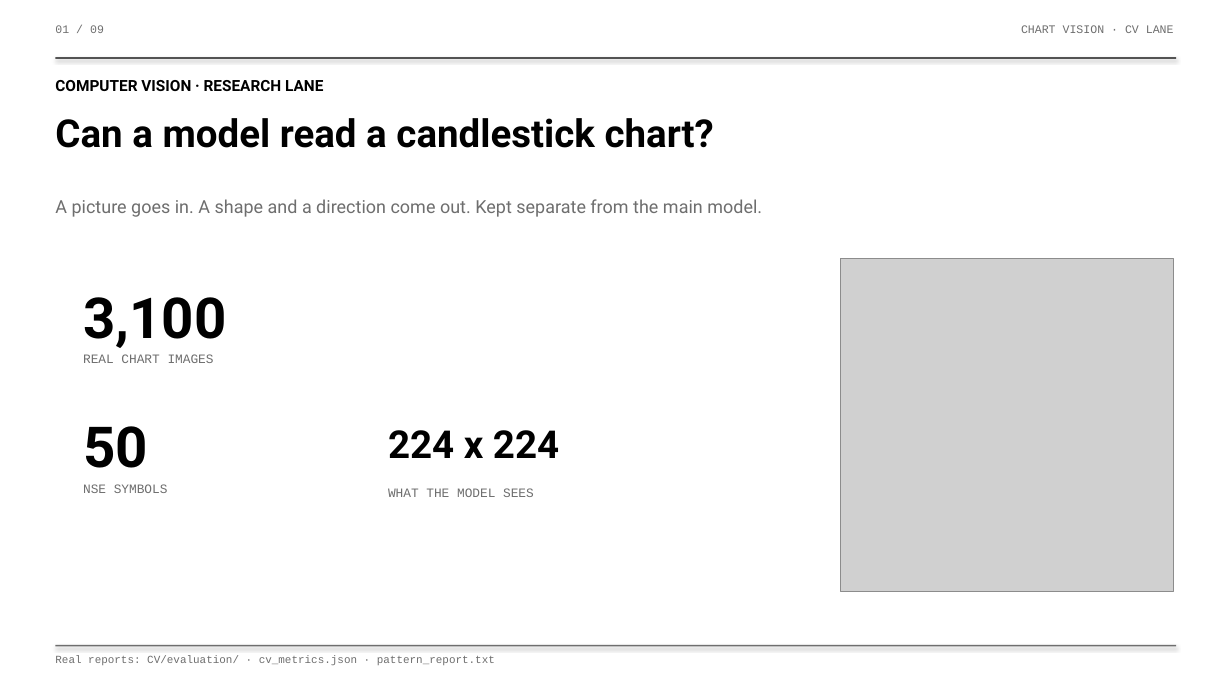
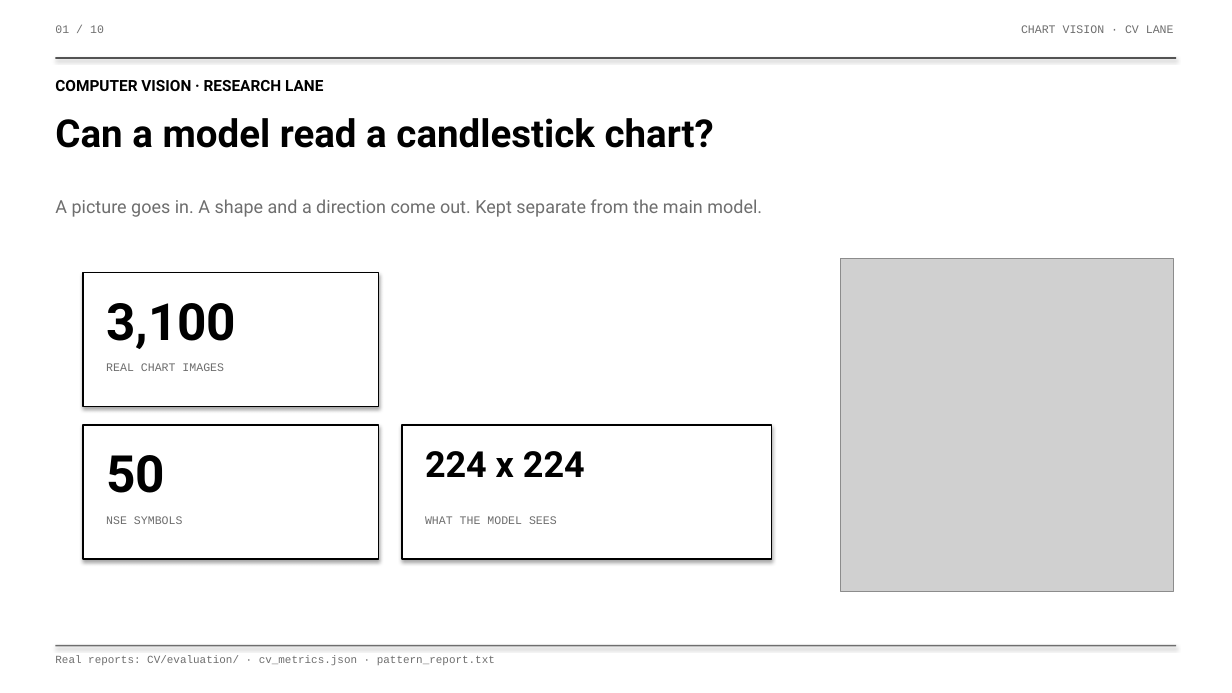
Before and after one commit to DharmilG/Stock-Direction-Predictor, a slide deck: slide 1 of CV/slides/Chart_Vision_Review.pptx. Drawn at 1232x693 pixels with LibreOffice and Linux fonts; fonts in the diff are those of the drawing; grey boxes stand for pictures. Boxes give left, top, right and bottom in pixels: in the first picture for what was removed or moved away, otherwise in the second. Text is boxed around its words. In the diff, an @@ line names an element or a change of style, - is before the commit and + after.

```diff
--- a/CV/slides/Chart_Vision_Review.pptx
+++ b/CV/slides/Chart_Vision_Review.pptx
@@ text at bbox=[55, 25, 104, 33]: text changed @@
-01 / 09
+01 / 10
@@ rectangle added at bbox=[83, 273, 379, 407], fill #FFFFFF, outline #000000 1.1 pt @@
@@ text "3,100": place and size @@
-text "3,100" at bbox=[83, 297, 226, 348]
+text "3,100" at bbox=[106, 303, 236, 349]
@@ text "3,100" at bbox=[106, 303, 236, 349]: size 44 to 40 pt @@
@@ text "REAL CHART IMAGES": place and size @@
-text "REAL CHART IMAGES" at bbox=[83, 354, 214, 363]
+text "REAL CHART IMAGES" at bbox=[106, 363, 224, 371]
@@ rectangle added at bbox=[83, 425, 379, 559], fill #FFFFFF, outline #000000 1.1 pt @@
@@ text "50" at bbox=[106, 455, 165, 493]: size 44 to 40 pt @@
@@ text "50": place and size @@
-text "50" at bbox=[83, 426, 148, 468]
+text "50" at bbox=[106, 455, 165, 493]
@@ rectangle added at bbox=[402, 425, 772, 559], fill #FFFFFF, outline #000000 1.1 pt @@
@@ text "224 x 224": place and size @@
-text "224 x 224" at bbox=[388, 430, 559, 458]
+text "224 x 224" at bbox=[425, 451, 585, 477]
@@ text "224 x 224" at bbox=[425, 451, 585, 477]: size 30 to 28 pt @@
@@ text "NSE SYMBOLS": place and size @@
-text "NSE SYMBOLS" at bbox=[83, 484, 168, 493]
+text "NSE SYMBOLS" at bbox=[106, 516, 183, 524]
@@ size 10 to 9 pt in 3 elements at bbox=[106, 363, 224, 371], bbox=[106, 516, 183, 524], bbox=[425, 516, 557, 524] @@
@@ text "WHAT THE MODEL SEES": place and size @@
-text "WHAT THE MODEL SEES" at bbox=[388, 488, 534, 497]
+text "WHAT THE MODEL SEES" at bbox=[425, 516, 557, 524]
```
Also in this commit, not shown: 8 other slides changed, 1 slide added, 2 other files.
